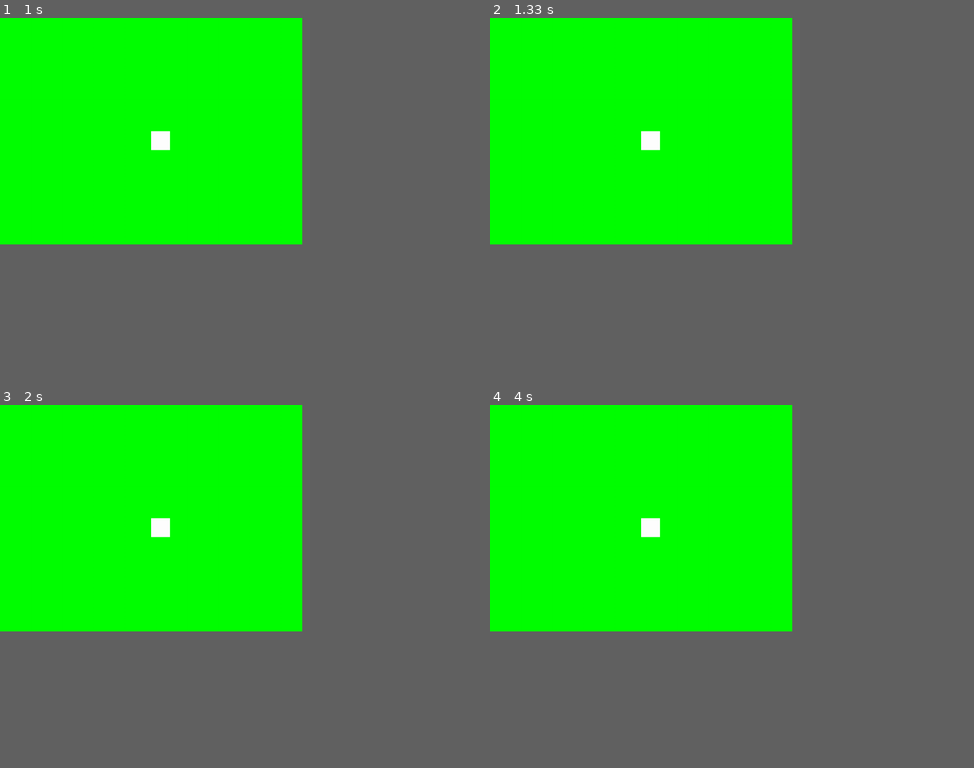
Above: before the commit, frames 1-4 (two rows, left to right).
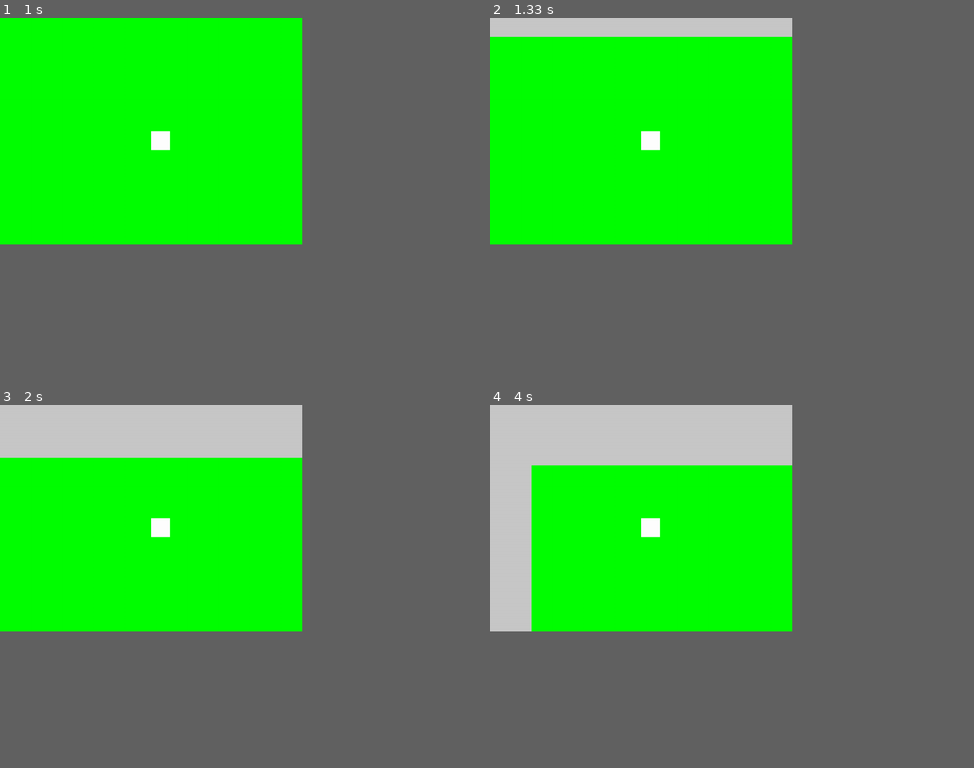
Above: after the commit, the same moments.

Repository: limboden/pygame-playground
Game: pygame game, started from 2DGame.py
Same seed, same stepped clock (60 frames per second), same inputs: the game is played once before the commit and once after it.
Inputs:
- Up to frame 1 (1 s): click "RPG" at 0.88 s
- Up to frame 2 (1.33 s): hold W from 1.17 s (still down)
- Up to frame 3 (2 s): release W at 1.63 s; hold D from 1.67 s (still down)
- Up to frame 4 (4 s): release D at 2.13 s; hold A 2.17-2.7 s; hold S 2.73-3.03 s; hold A 3.07-3.47 s; hold W 3.5-3.87 s; hold D from 3.9 s (still down)

Frame 1 is identical in both runs. In frame 2, 3.2% of the frame differs, in the area x 0-63%, y 0-6%; in frame 3, 9.2%; in frame 4, 14%, in the area x 0-63%, y 0-63%.

Commit message:
starting rpg
starting rpg again, i have new hopes

Diff:
--- a/2DGame.py
+++ b/2DGame.py
@@ -583,12 +583,13 @@
 
 
 def rpg():
-     # Initialize Pygame
+    # Initialize Pygame
     pygame.init()
 
     # Set up some constants
     WIDTH, HEIGHT = 800, 600
     PLAYER_SIZE = 50
+    BORDER_SIZE = 10  # Thickness of the border
 
     # Set up the display
     screen = pygame.display.set_mode((WIDTH, HEIGHT))
@@ -619,21 +620,42 @@
         # Get a list of all keys currently being pressed down
         keys = pygame.key.get_pressed()
 
-        # Move the map
-        if keys[pygame.K_UP]:
+        # Player movement
+        if keys[pygame.K_w]:
+            offset_y += 5
+        if keys[pygame.K_s]:
             offset_y -= 5
-        if keys[pygame.K_DOWN]:
-            offset_y += 5
-        if keys[pygame.K_LEFT]:
+        if keys[pygame.K_a]:
+            offset_x += 5
+        if keys[pygame.K_d]:
             offset_x -= 5
-        if keys[pygame.K_RIGHT]:
-            offset_x += 5
+
+        # Check for collision with the border
+        if player.x - BORDER_SIZE <= 0:
+            if keys[pygame.K_a]:
+                offset_x = 0
+        if player.x + player.width + BORDER_SIZE >= WIDTH:
+            if keys[pygame.K_d]:
+                offset_x = 0
+        if player.y - BORDER_SIZE <= 0:
+            if keys[pygame.K_w]:
+                offset_y = 0
+        if player.y + player.height + BORDER_SIZE >= HEIGHT:
+            if keys[pygame.K_s]:
+                offset_y = 0
+
+        # Calculate camera position
+        player.x = WIDTH // 2
+        player.y = HEIGHT // 2
+
+        # Move the map in the opposite direction to simulate player movement
 
         # Draw everything
         screen.fill((0, 0, 0))
-        pygame.draw.rect(screen, (0, 255, 0), grass.move(-offset_x, -offset_y))  # Green for grass
-        pygame.draw.rect(screen, (139, 69, 19), dirt.move(-offset_x, -offset_y))  # Brown for dirt
-        pygame.draw.rect(screen, (0, 0, 255), water.move(-offset_x, -offset_y))  # Blue for water
+        pygame.draw.rect(screen, (200, 200, 200), map)  # Gray border
+        pygame.draw.rect(screen, (0, 255, 0), grass.move(offset_x, offset_y))  # Green for grass
+        pygame.draw.rect(screen, (139, 69, 19), dirt.move(offset_x, offset_y))  # Brown for dirt
+        pygame.draw.rect(screen, (0, 0, 255), water.move(offset_x, offset_y))  # Blue for water
         pygame.draw.rect(screen, (255, 255, 255), player)
 
         # Flip the display
@@ -642,5 +664,12 @@
         # Cap the frame rate
         clock.tick(60)
 
+
+
+
+
+
+
+
 if __name__ == '__main__':
     main_menu()
